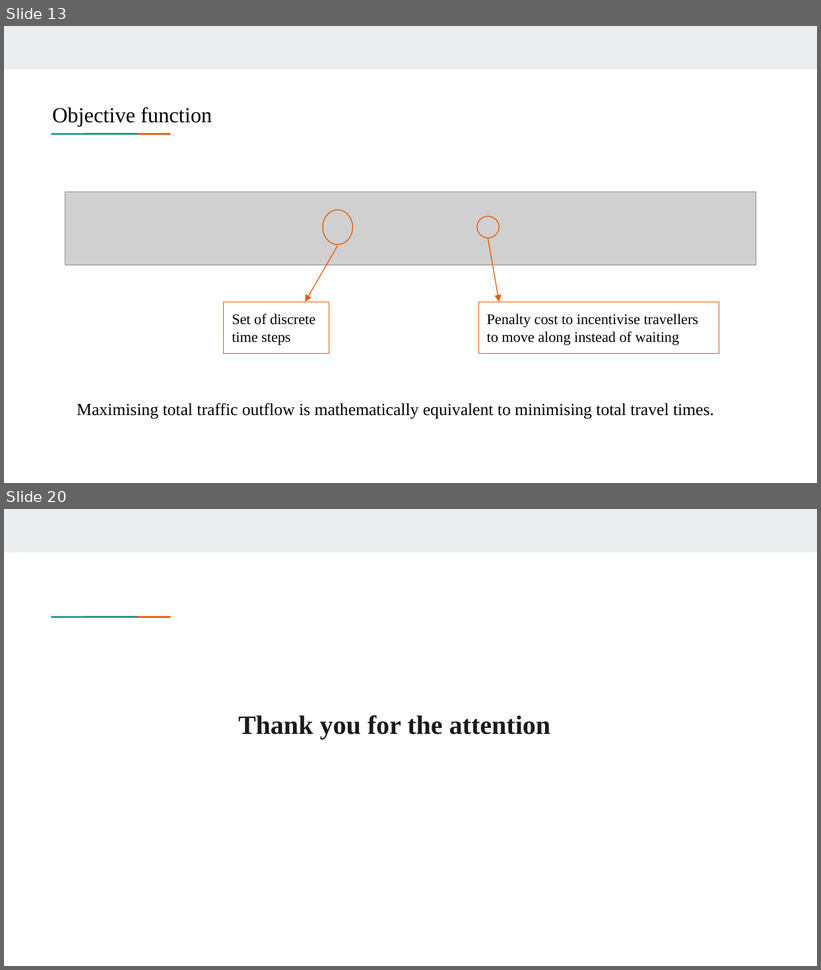
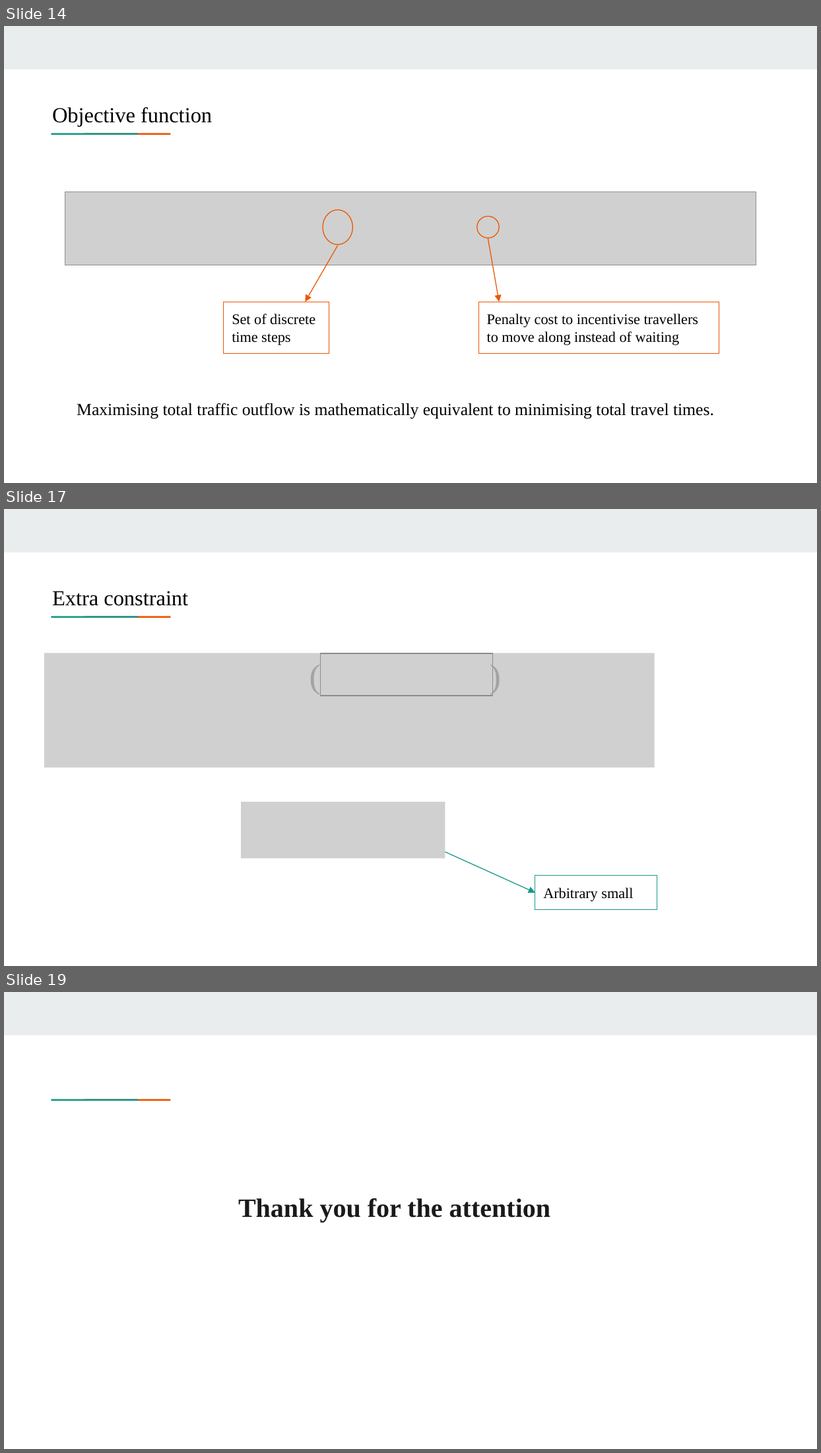
Before and after one commit to saraserafino/WirelessChargingLanes-Optimisation, a slide deck: presentation.pptx. Shown one above the other, each under a label of ours: slides 13 and 20 before the commit, slides 14, 17 and 19 after it; the slides between them are not shown. The pictures are 821x970 and 821x1453 pixels, drawn with LibreOffice and Linux fonts; fonts in the diff are those of the drawing; grey boxes stand for pictures. Boxes give left, top, right and bottom in pixels: in the first picture for what was removed or moved away, otherwise in the second. Text is boxed around its words. In the diff, an @@ line names an element or a change of style, - is before the commit and + after.

Commit message:
updated ppt with constraint decided and explanations

```diff
--- a/presentation.pptx
+++ b/presentation.pptx
@@ slide 17 added at box(4, 509, 817, 966), background #FFFFFF; not listed: 3 template elements that a slide beside it also shows @@
@@ text added at box(52, 591, 188, 606), 19 pt, text #000000 @@
+Extra constraint
@@ picture added at box(44, 653, 655, 768) @@
@@ text added at box(302, 650, 533, 699), 30 pt, text #A3A3A3 @@
+( )
@@ picture added at box(320, 654, 492, 696) @@
@@ picture added at box(242, 802, 446, 859) @@
@@ arrow added from (420, 841) to (535, 893), #199988 0.75 pt @@
@@ rectangle added at box(535, 876, 657, 910), outline #199988 0.75 pt, 13 pt, text #000000 @@
+Arbitrary small
@@ what was slide 13 is now slide 14 @@
@@ what was slide 20 is now slide 19 @@
```
Also in this commit, not shown: 4 slides changed, 2 other slides added, 4 slides removed.
